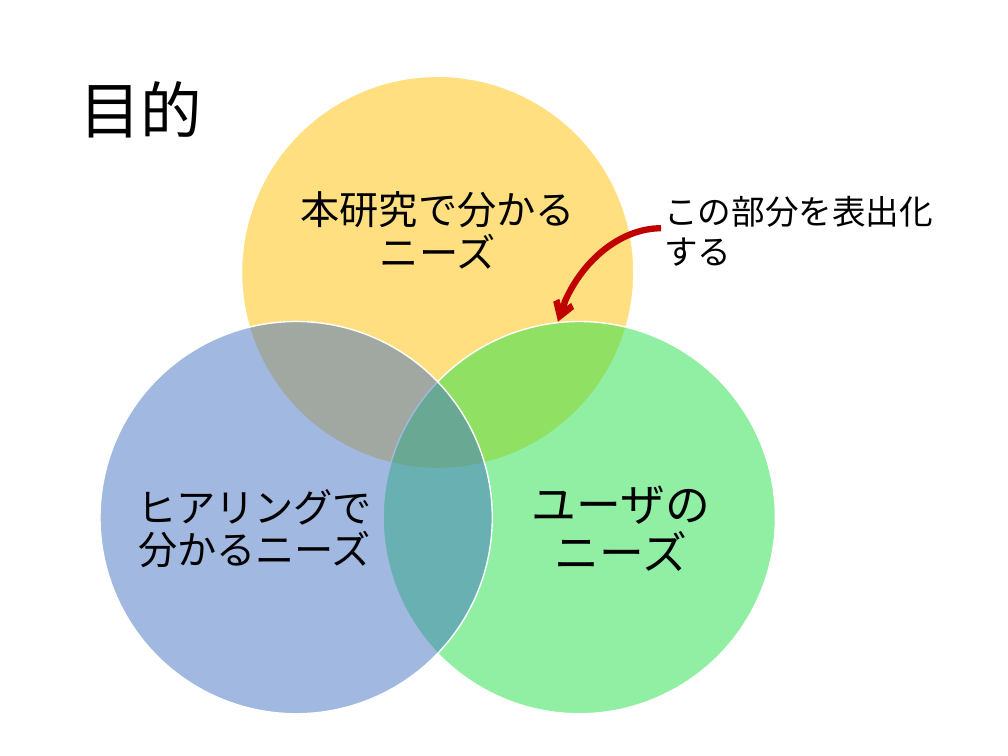
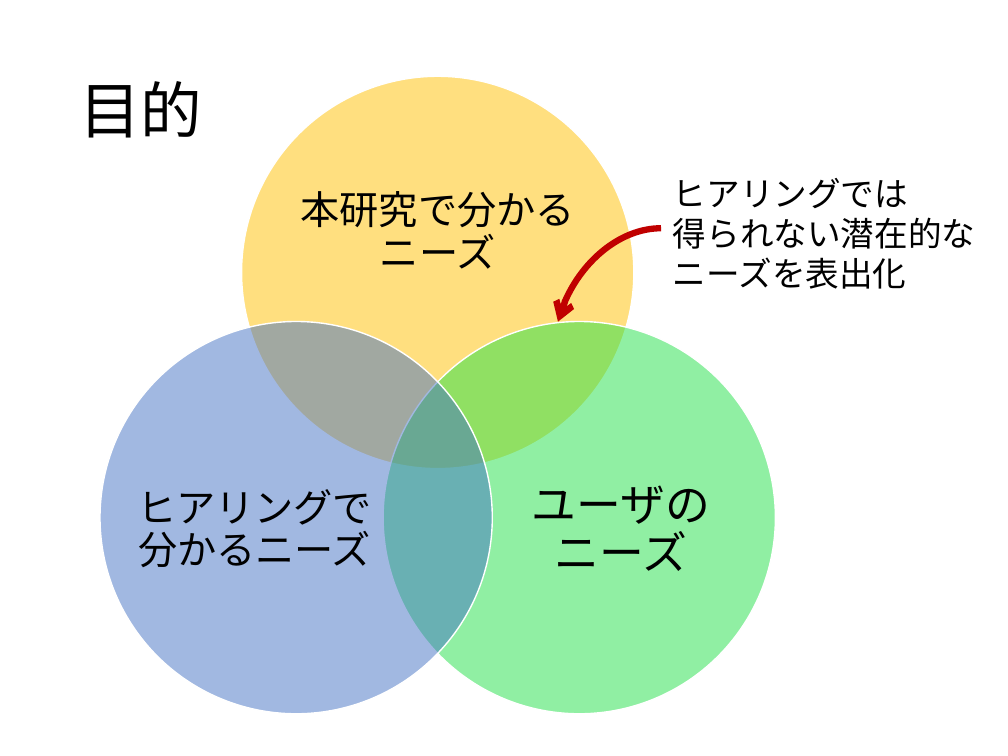
Before and after one commit to keimatsui/kadai, a slide deck: slide 4 of 卒業論文/2014/吉野聡志/最終発表/最終発表スライド.pptx. Drawn at 1008x756 pixels with LibreOffice and Linux fonts; fonts in the diff are those of the drawing. Boxes give left, top, right and bottom in pixels: in the first picture for what was removed or moved away, otherwise in the second. Text is boxed around its words. In the diff, an @@ line names an element or a change of style, - is before the commit and + after.

Commit message:
最終発表スライド修正

```diff
--- a/卒業論文/2014/吉野聡志/最終発表/最終発表スライド.pptx
+++ b/卒業論文/2014/吉野聡志/最終発表/最終発表スライド.pptx
@@ text at bbox=[673, 178, 975, 289]: text changed @@
-この部分を表出化する
+ヒアリングでは 得られない潜在的なニーズを表出化
```
